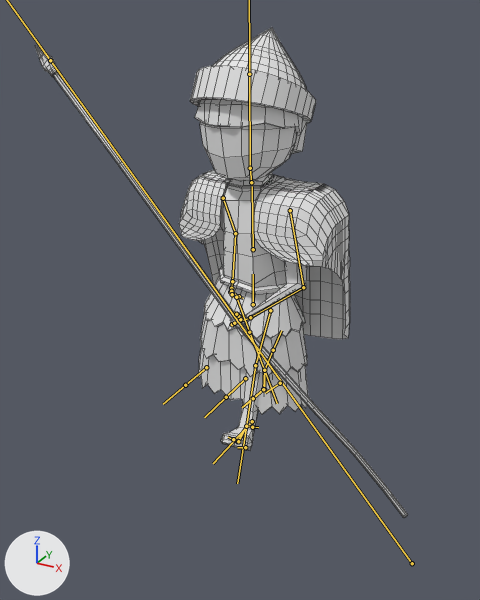
The FBX model Map/Assets/Models/Summerian_warrior/summerian_warrior.fbx, before and after one commit.
The view is the same before and after, from a camera (50 mm lens) standing at (11.0, -21.1, 16.0) and looking at (-0.4, -0.3, 5.7). The axes (+X, +Y, +Z) are drawn at lower left. The lights are the same throughout. Both versions are drawn at frame 33 of the action 'Armature|Untitled.003'; the numbers are the values there. The bones that bend it are drawn over the model as lines. Mesh edges are drawn as thin lines.
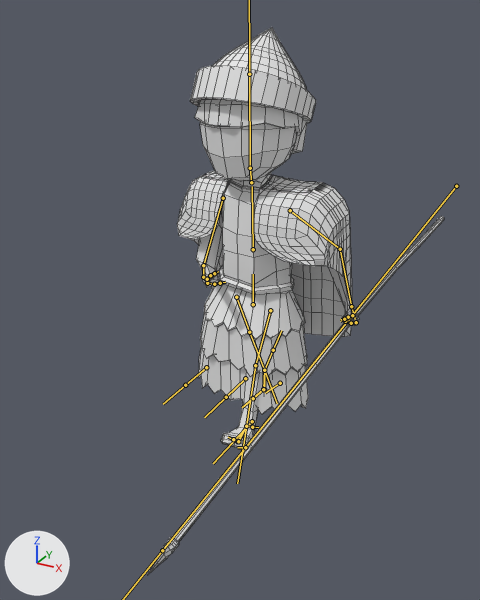
Changed parts and their boxes (x1, y1, x2, y2) in the pictures (480 x 600 px):
'Cube.000', posed (21% narrower, 11% taller): before (35, 27, 408, 518); after (148, 27, 444, 574)
bone 'Espada', root to tip: before (412, 563) to (50, 60); after (456, 186) to (162, 550)
bone 'Brazo.L', root to tip: before (290, 210) to (303, 287); after (290, 210) to (340, 249)
bone 'Antebrazo.L', root to tip: before (303, 287) to (250, 317); after (340, 249) to (351, 306)
bone 'Mano.L', root to tip: before (250, 317) to (237, 322); after (351, 306) to (355, 319)
bone 'Brazo.R', root to tip: before (223, 198) to (235, 233); after (223, 198) to (203, 265)
bone 'Antebrazo.R', root to tip: before (235, 233) to (232, 281); after (203, 265) to (203, 277)
bone 'Mano.R', root to tip: before (232, 281) to (231, 289); after (203, 277) to (206, 281)

What the commit changed:
Bone 'Espada' (bone_espada) moves from (-7.25, 12.55, 3.39) to (3.1, -1.02, 0.66).
Bone 'Espada' (bone_espada) turns from (-78, -47, -15) to (-8, -5, 18) degrees about its own x, y and z.
Bone 'Brazo.L' (bone_brazo_l) turns from (-25, -8, -8) to (-2, 22, 34) degrees about its own x, y and z.
Bone 'Antebrazo.L' (bone_antebrazo_l) turns from (-11, 24, -49) to (14, 1, -9) degrees about its own x, y and z.
Bone 'Mano.L' (bone_mano_l) turns from (-4, 14, -16) to (5, -2, -2) degrees about its own x, y and z.
Bone 'Brazo.R' (bone_brazo_r) turns from (-7, -21, -29) to (-30, 12, 12) degrees about its own x, y and z.
Bone 'Antebrazo.R' (bone_antebrazo_r) turns from (3, 0, 6) to (-16, -9, 72) degrees about its own x, y and z.
Bone 'Mano.R' (bone_mano_r) turns from (12, 7, -9) to (-8, -4, 6) degrees about its own x, y and z.
